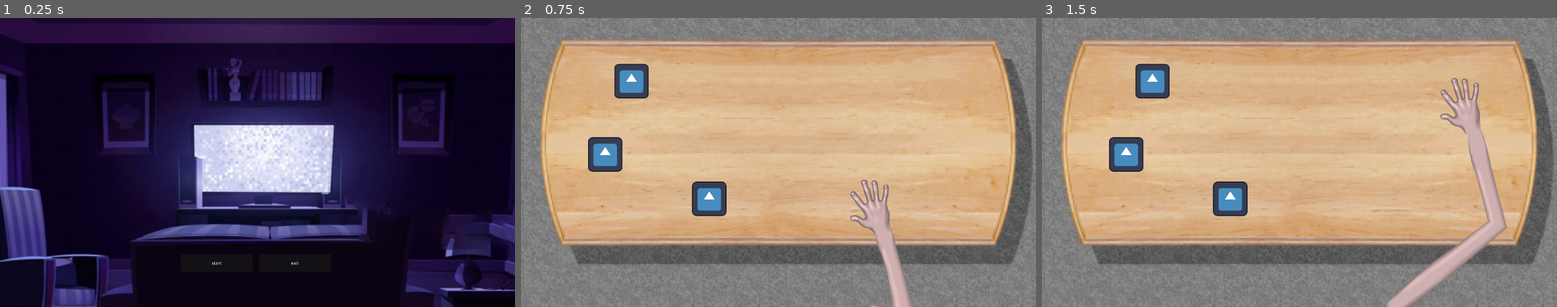
Above: before the commit, frames 1-3 (left to right).
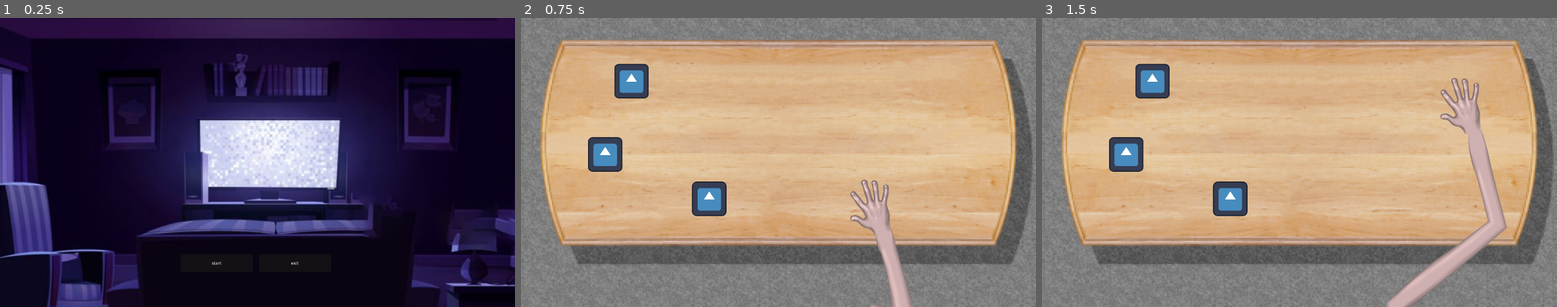
Above: after the commit, the same moments.

Repository: Hesuvius/LOST_CONTROL
Game: Godot game, scene res://menu/menu.tscn
The game is run twice, just before and just after one commit, with the same random seed, the same clock (stepped at 60 frames per second) and the same inputs. The engine's default icon, where the game draws it, is replaced by a stand-in: a white triangle on a blue panel in a dark square.
Inputs (mouse positions are in pixels of both pictures, inside the frame that each line leads up to):
- Up to frame 1 (0.25 s): no input
- Up to frame 2 (0.75 s): click "start" at 0.5 s
- Up to frame 3 (1.5 s): tap Enter at 1.25 s; move the mouse to (1325, 162) at 1.27 s; click (1325, 162) at 1.42 s

The runs differ from the first frame. In frame 1, 18% of the frame differs, in the area x 0-100%, y 3-100%; in frame 2, nothing differs; in frame 3, nothing differs.

Commit message:
menu_muutokset

Diff:
--- a/Lost Control/menu/menu.tscn
+++ b/Lost Control/menu/menu.tscn
@@ -10,7 +10,7 @@
 [node name="main_menu_graphics" type="Node2D" parent="."]
 
 [node name="TvDarkRoom" type="Sprite2D" parent="main_menu_graphics"]
-position = Vector2(988, 558)
+position = Vector2(1010, 540)
 scale = Vector2(2.86225, 2.86224)
 texture = ExtResource("2_pdpaf")
 
